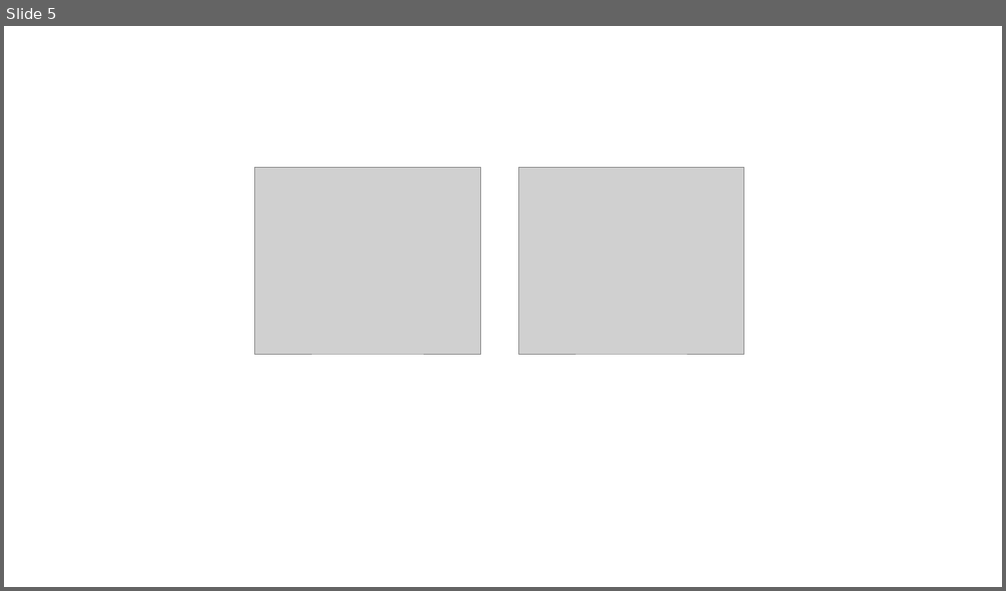
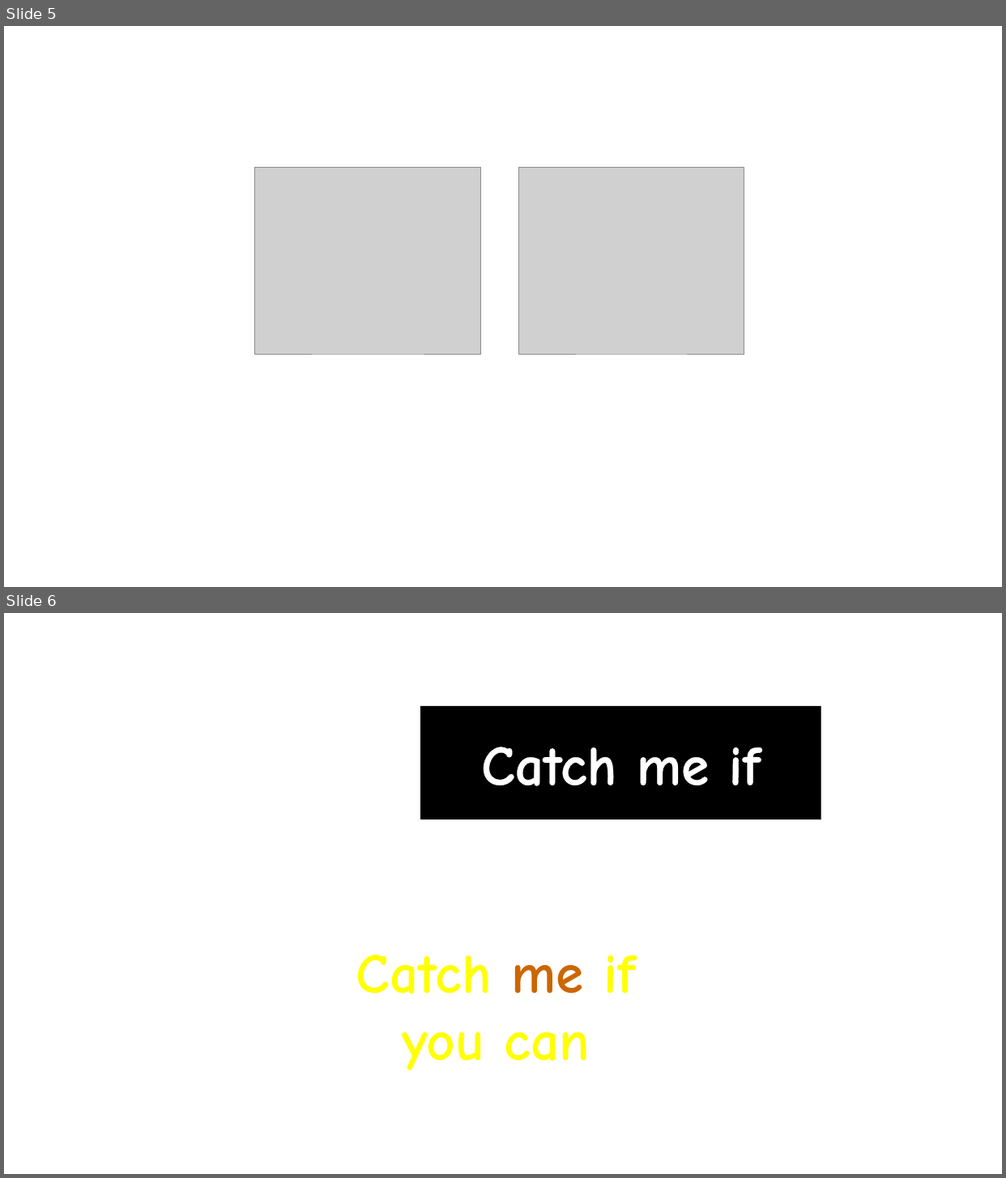
Before and after one commit to shengwenyuan/CatAndMouse, a slide deck: 随笔记录/新建 Microsoft PowerPoint 演示文稿.pptx. Shown one above the other, each under a label of ours: slide 5 before the commit, slides 5 and 6 after it. The pictures are 1006x591 and 1006x1178 pixels, drawn with LibreOffice and Linux fonts; fonts in the diff are those of the drawing; grey boxes stand for pictures. Boxes give left, top, right and bottom in pixels: in the first picture for what was removed or moved away, otherwise in the second. Text is boxed around its words. In the diff, an @@ line names an element or a change of style, - is before the commit and + after.

```diff
--- a/随笔记录/新建 Microsoft PowerPoint 演示文稿.pptx
+++ b/随笔记录/新建 Microsoft PowerPoint 演示文稿.pptx
@@ slide 6 added at [4,613,1002,1174], background #FFFFFF @@
@@ rectangle added at [421,706,821,820], fill #000000 @@
@@ text added at [481,747,761,820], 54 pt, text #FFFFFF, bold @@
+Catch me if you can
@@ rectangle added at [296,914,697,1028], fill #FFFFFF @@
@@ text added at [356,955,635,1071], 54 pt, text #FFFF00, bold @@
+Catch me if you can
```
Also in this commit, not shown: 7 other files.
